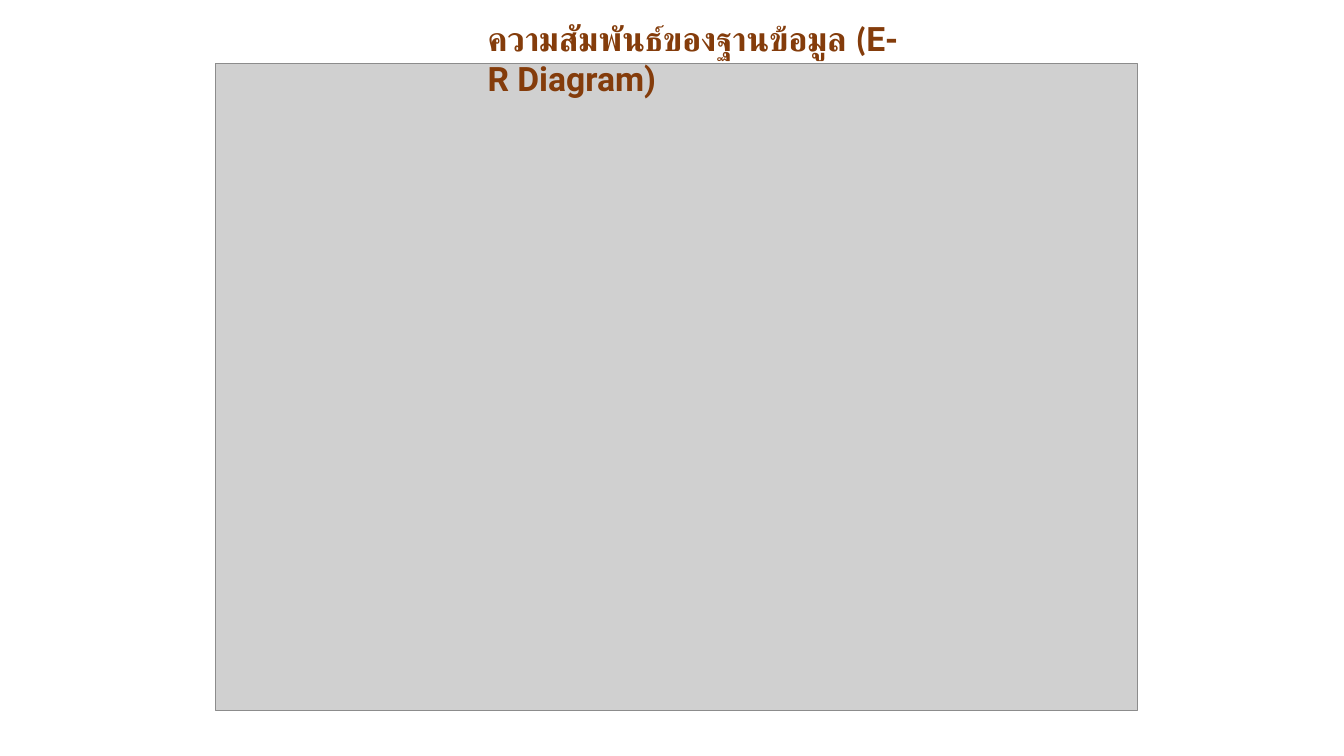
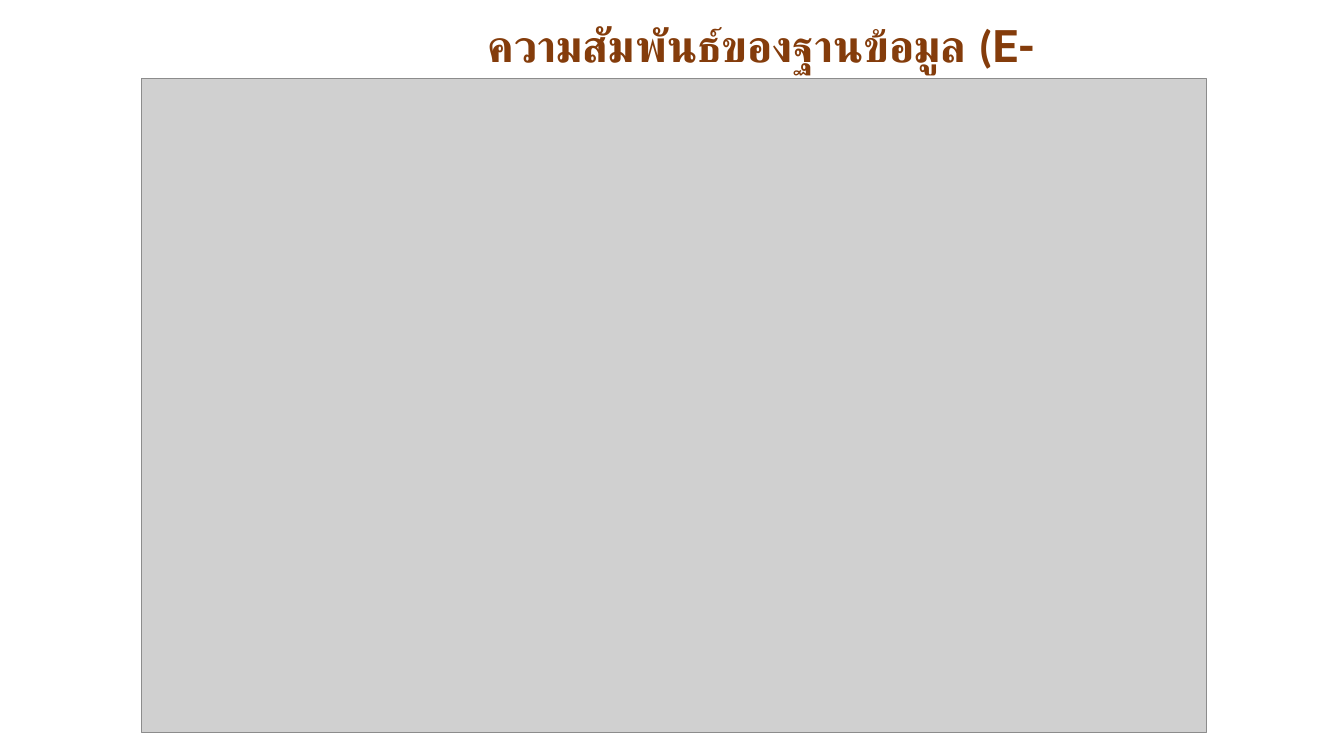
Before and after one commit to goodloveone1/project, a slide deck: slide 21 of data/นำเสนอ P.pptx (slide 22 before the commit). Drawn at 1344x756 pixels with LibreOffice and Linux fonts; fonts in the diff are those of the drawing; grey boxes stand for pictures. Boxes give left, top, right and bottom in pixels: in the first picture for what was removed or moved away, otherwise in the second. Text is boxed around its words. In the diff, an @@ line names an element or a change of style, - is before the commit and + after.

```diff
--- a/data/นำเสนอ P.pptx
+++ b/data/นำเสนอ P.pptx
@@ text "ความสัมพันธ์ของฐานข้อมูล (E-R Diagram)" at (487, 27, 1036, 79): size 24 to 32 pt @@
@@ picture: place and size @@
-picture at (216, 64, 1137, 711)
+picture at (142, 79, 1207, 733)
```
Also in this commit, not shown: 18 other slides changed, 21 slides added, 18 slides removed, 1 other file.
